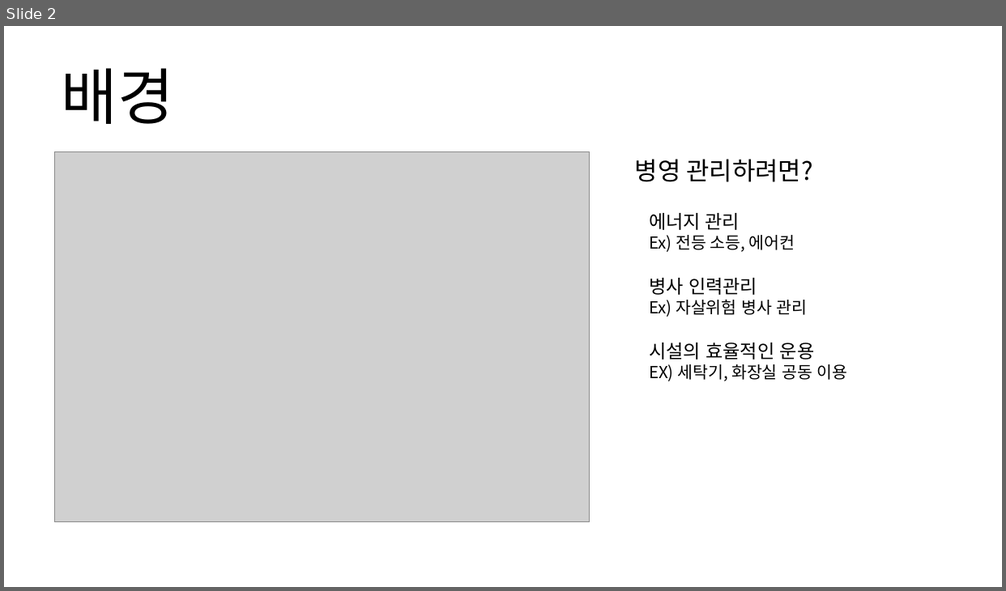
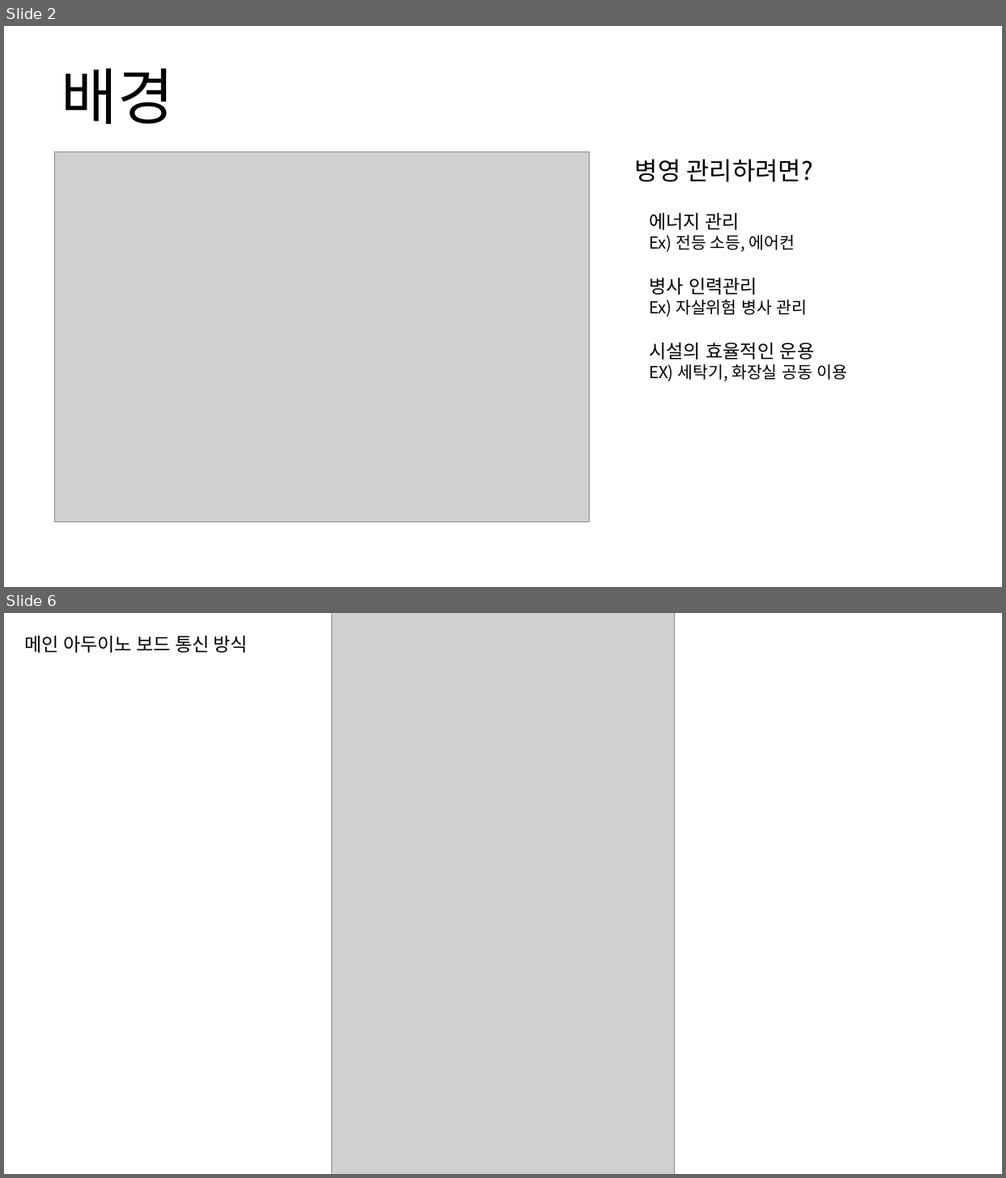
Before and after one commit to osam2018/IOT_mil-supporter, a slide deck: presentation ppt.pptx. Shown one above the other, each under a label of ours: slide 2 before the commit, slides 2 and 6 after it; the slides between them are not shown. The pictures are 1006x591 and 1006x1178 pixels, drawn with LibreOffice and Linux fonts; fonts in the diff are those of the drawing; grey boxes stand for pictures. Boxes give left, top, right and bottom in pixels: in the first picture for what was removed or moved away, otherwise in the second. Text is boxed around its words. In the diff, an @@ line names an element or a change of style, - is before the commit and + after.

```diff
--- a/presentation ppt.pptx
+++ b/presentation ppt.pptx
@@ slide 6 added at [4, 613, 1002, 1174], background #FFFFFF @@
@@ text added at [25, 636, 249, 653], 18 pt, text #000000 @@
+메인 아두이노 보드 통신 방식
@@ picture added at [332, 613, 675, 1174] @@
```
Also in this commit, not shown: 2 slides changed, 2 other slides added, 2 slides removed.
